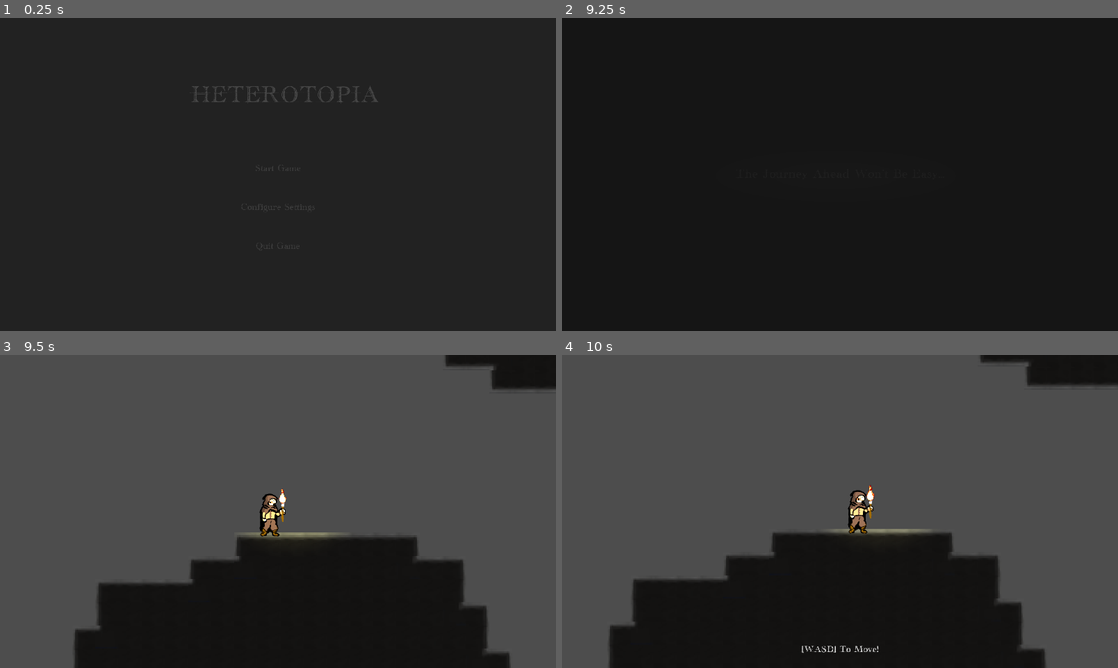
Above: before the commit, frames 1-4 (two rows, left to right).
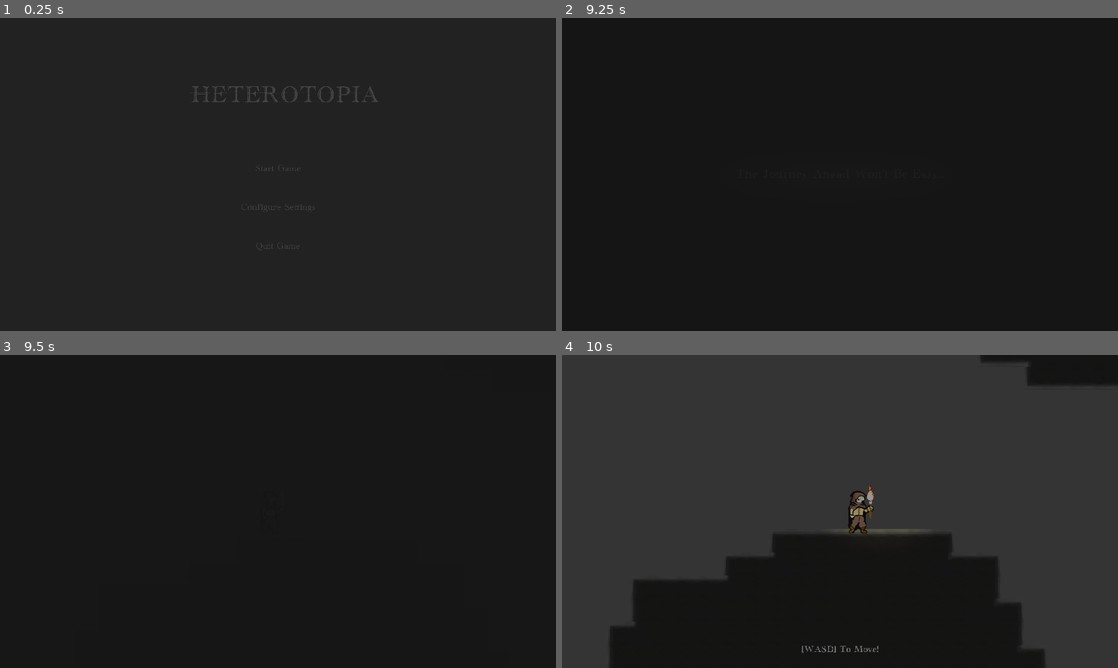
Above: after the commit, the same moments.

Repository: ApatheticWill/GWJ-75
Game: Godot game, scene res://Scenes/UserInterface/main_menu.tscn
Two runs of this game, one before a commit and one after it. Both use one fixed random seed, a clock stepped at 60 frames per second and the inputs below.
Inputs:
- Up to frame 1 (0.25 s): no input
- Up to frame 2 (9.25 s): click "Start Game" at 0.5 s; click "Start Game" at 1.25 s; tap Enter at 2, 3.5, 6.5 s; hold E (interact) 2.03-2.78 s; hold D (move_right) 2.03-3.53 s; tap Space (jump) at 2.27, 2.75, 3.02, 4.52, 5.27, 5.75, 6.02, 7.25, 7.52, 8.27, 9.02 s; tap E (interact) every 1.5 s from 2.85 to 8.85 s; hold A (move_left) 3.53-4.28 s; hold E (interact) 3.53-4.28 s; hold D (move_right) 4.28-5.78 s; hold E (interact) 5.03-5.78 s; hold A (move_left) 5.78-6.53 s; hold D (move_right) 6.53-7.28 s; hold E (interact) 6.53-7.28 s; hold A (move_left) 7.28-8.78 s; hold E (interact) 8.03-8.78 s; hold D (move_right) from 8.78 s (still down)
- Up to frame 3 (9.5 s): keep holding D (move_right)
- Up to frame 4 (10 s): keep holding D (move_right); hold E (interact) from 9.53 s (still down)

Frames 1-2 are identical in both runs. In frame 3, 73% of the frame differs, in the area x 0-100%, y 0-100%; in frame 4, 70%.

Commit message:
add even more polish

Diff:
--- /dev/null
+++ b/Scenes/Environment/dark_mirror.tscn
@@ -0,0 +1,9 @@
+[gd_scene load_steps=2 format=3 uid="uid://5urcvx6jysm7"]
+
+[ext_resource type="Texture2D" uid="uid://dvltddh81t4gb" path="res://Assets/Environment/mirror_dark.png" id="1_dwd3h"]
+
+[node name="DarkMirror" type="Sprite2D"]
+z_index = -1
+y_sort_enabled = true
+scale = Vector2(0.198, 0.198)
+texture = ExtResource("1_dwd3h")
--- a/Scenes/Environment/door_reflection.gd
+++ b/Scenes/Environment/door_reflection.gd
@@ -23,6 +23,7 @@
 	if !controller.check_pass_level():
 		return
 
+	player.gui.transition_player.transition_in()
 	player.can_move = false
 	MainMusic.stop()
 	PortalOut.play()
--- a/Scenes/Root/master.tscn
+++ b/Scenes/Root/master.tscn
@@ -351,17 +351,17 @@
 respawn_point = Vector2(570.834, 81)
 
 [node name="ChallengeMirror1" parent="Mirrors" instance=ExtResource("3_k2vys")]
-position = Vector2(1644, -244)
+position = Vector2(1648, -244)
 scene_resource = ExtResource("5_m30yn")
 respawn_point = Vector2(1645, -224)
 
 [node name="ChallengeMirror2" parent="Mirrors" instance=ExtResource("3_k2vys")]
-position = Vector2(2089, 685)
+position = Vector2(2093, 683)
 scene_resource = ExtResource("6_snt6k")
 respawn_point = Vector2(2089, 705)
 
 [node name="ChallengeMirror3" parent="Mirrors" instance=ExtResource("3_k2vys")]
-position = Vector2(3072, 493)
+position = Vector2(3072, 490)
 scene_resource = ExtResource("7_54t3v")
 respawn_point = Vector2(3072, 513)
 
@@ -495,7 +495,7 @@
 tile_set = SubResource("TileSet_pbcfv")
 
 [node name="Player" parent="." instance=ExtResource("2_58ltc")]
-position = Vector2(-385, -79)
+position = Vector2(-385, -80)
 
 [node name="Music" type="AudioStreamPlayer" parent="."]
 stream = ExtResource("5_cako1")
--- a/Scenes/Root/tutorial_mirror_world.tscn
+++ b/Scenes/Root/tutorial_mirror_world.tscn
@@ -96,6 +96,12 @@
 [node name="LockedCamera" type="Camera2D" parent="."]
 zoom = Vector2(3, 3)
 
+[node name="DoorReflection" parent="." node_paths=PackedStringArray("controller") instance=ExtResource("6_wxuth")]
+position = Vector2(205, 57)
+controller = NodePath("..")
+spawn_position = Vector2(185, 56)
+challenge_index = 1
+
 [node name="PlayerReflection" parent="." node_paths=PackedStringArray("player", "controller") instance=ExtResource("3_11xrf")]
 position = Vector2(-199, 56)
 player = NodePath("../Player")
@@ -105,12 +111,6 @@
 [node name="Heart" parent="." instance=ExtResource("5_ox470")]
 position = Vector2(15, 79)
 rotation = 3.14159
-
-[node name="DoorReflection" parent="." node_paths=PackedStringArray("controller") instance=ExtResource("6_wxuth")]
-position = Vector2(205, 57)
-controller = NodePath("..")
-spawn_position = Vector2(185, 56)
-challenge_index = 1
 
 [node name="ReflectionHazard" parent="." instance=ExtResource("7_dincc")]
 collision_layer = 8
--- a/Scenes/UserInterface/gui.tscn
+++ b/Scenes/UserInterface/gui.tscn
@@ -1,10 +1,13 @@
-[gd_scene load_steps=4 format=3 uid="uid://c752ye2qiju3r"]
+[gd_scene load_steps=6 format=3 uid="uid://c752ye2qiju3r"]
 
 [ext_resource type="PackedScene" uid="uid://bbltcgv4fvq84" path="res://Scenes/UserInterface/tutorial_box.tscn" id="1_mqtso"]
+[ext_resource type="Script" path="res://Scripts/UserInterface/gui.gd" id="1_nu0mh"]
 [ext_resource type="PackedScene" uid="uid://dys1h3fpmulto" path="res://Scenes/UserInterface/pause_menu.tscn" id="1_qmv1r"]
 [ext_resource type="PackedScene" uid="uid://byefxqkar4n6h" path="res://Scenes/UserInterface/dialogue_box.tscn" id="2_nw7oh"]
+[ext_resource type="PackedScene" uid="uid://cjk50626hbxwf" path="res://Scenes/UserInterface/transition_player.tscn" id="4_w4d8e"]
 
 [node name="GUI" type="CanvasLayer"]
+script = ExtResource("1_nu0mh")
 
 [node name="TutorialBox" parent="." instance=ExtResource("1_mqtso")]
 
@@ -13,3 +16,6 @@
 
 [node name="PauseMenu" parent="." instance=ExtResource("1_qmv1r")]
 visible = false
+
+[node name="TransitionPlayer" parent="." instance=ExtResource("4_w4d8e")]
+visible = false
--- a/Scripts/Autoload/game_manager.gd
+++ b/Scripts/Autoload/game_manager.gd
@@ -1,6 +1,6 @@
 extends Node
 
-var overworld_respawn_point : Vector2 = Vector2(-390.694, -77)
+var overworld_respawn_point : Vector2 = Vector2(-390.694, -80)
 var mirrorworld_respawn_point_tutorial : Vector2
 var mirrorworld_respawn_point_1 : Vector2
 var mirrorworld_respawn_point_2 : Vector2
@@ -40,7 +40,7 @@
 
 func reset_progress() -> void:
 
-	overworld_respawn_point = Vector2(-390.694, -75.77)
+	overworld_respawn_point = Vector2(-390.694, -80)
 	sealed_door_unlocked = false
 	tutorial_beaten = false
 	first_challenge_beaten = false
--- a/Scripts/Environment/mirror.gd
+++ b/Scripts/Environment/mirror.gd
@@ -6,12 +6,14 @@
 
 @onready var highlight = preload("res://Assets/Environment/mirror_highlighted.png")
 @onready var default = preload("res://Assets/Environment/mirror_base.png")
+@onready var dark = preload("res://Assets/Environment/mirror_dark.png")
 @onready var interactable : bool = false
 @onready var is_interacted : bool = false
 @onready var player : Player = get_tree().get_first_node_in_group("Player")
 @onready var interaction_zone: Area2D = $InteractionZone
 @onready var sprite_2d: Sprite2D = $Sprite2D
 @onready var player_reflection: Sprite2D = $PlayerReflection
+@onready var collision_shape_2d: CollisionShape2D = $InteractionZone/CollisionShape2D
 
 ## Sound stuff
 @onready var GameMusic = $"../../Music"  # Background music
@@ -25,6 +27,7 @@
 func _unhandled_key_input(event: InputEvent) -> void:
 
 	if event.is_action_pressed("interact") and interactable:
+		player.gui.transition_player.transition_in()
 		sprite_2d.texture = default
 		player.can_move = false
 		interactable = false
--- a/Scripts/Root/master.gd
+++ b/Scripts/Root/master.gd
@@ -14,6 +14,7 @@
 @onready var jump_info_area: Area2D = $InfoAreas/JumpInfoArea
 @onready var interact_info_area: Area2D = $InfoAreas/InteractInfoArea
 @onready var text_tablet: TextTablet = $TextTablet
+@onready var dark = preload("res://Scenes/Environment/dark_mirror.tscn")
 
 func _ready() -> void:
 
@@ -25,22 +26,34 @@
 func check_for_progress() -> void:
 
 	if GameManager.tutorial_beaten:
+		var dark_mirror_1 = dark.instantiate()
+		dark_mirror_1.global_position = tutorial_mirror.global_position
+		add_child(dark_mirror_1)
 		tutorial_mirror.call_deferred("queue_free")
 		tutorial_door.call_deferred("queue_free")
 	else:
 		Eventbus.change_tutorial_text.emit("[center][WASD] To Move![/center]")
 
 	if GameManager.first_challenge_beaten:
+		var dark_mirror_2 = dark.instantiate()
+		dark_mirror_2.global_position = challenge_mirror_1.global_position
+		add_child(dark_mirror_2)
 		text_tablet.call_deferred("queue_free")
 		challenge_mirror_1.call_deferred("queue_free")
 		first_challenge_door.call_deferred("queue_free")
 
 	if GameManager.second_challenge_beaten:
+		var dark_mirror_3 = dark.instantiate()
+		dark_mirror_3.global_position = challenge_mirror_2.global_position
+		add_child(dark_mirror_3)
 		text_tablet.call_deferred("queue_free")
 		challenge_mirror_2.call_deferred("queue_free")
 		second_challenge_door.call_deferred("queue_free")
 
 	if GameManager.third_challenge_beaten:
+		var dark_mirror_4 = dark.instantiate()
+		dark_mirror_4.global_position = challenge_mirror_3.global_position
+		add_child(dark_mirror_4)
 		text_tablet.call_deferred("queue_free")
 		challenge_mirror_3.call_deferred("queue_free")
 		third_challenge_door.call_deferred("queue_free")
--- /dev/null
+++ b/Scripts/UserInterface/gui.gd
@@ -0,0 +1,8 @@
+extends CanvasLayer
+class_name GUI
+
+@onready var transition_player: TransitionPlayer = $TransitionPlayer
+
+func _ready() -> void:
+
+	transition_player.hide()
--- a/player_2.gd
+++ b/player_2.gd
@@ -19,6 +19,7 @@
 @onready var camera: Camera2D = $Camera2D
 @export var activeCamera : bool = true
 @onready var levelcontroller : master_reflection # Wtf?
+@onready var gui: GUI = $GUI
 
 ## mutt stuff
 @onready var Walk = $Walk
@@ -34,6 +35,8 @@
 
 func _ready():
 
+	gui.transition_player.show()
+	gui.transition_player.transition_out()
 	Torch.position = torch_offset
 
 	if !activeCamera:
Binary file added: Assets/Environment/mirror_dark.png
Not shown, added: Assets/Environment/mirror_dark.png.import
